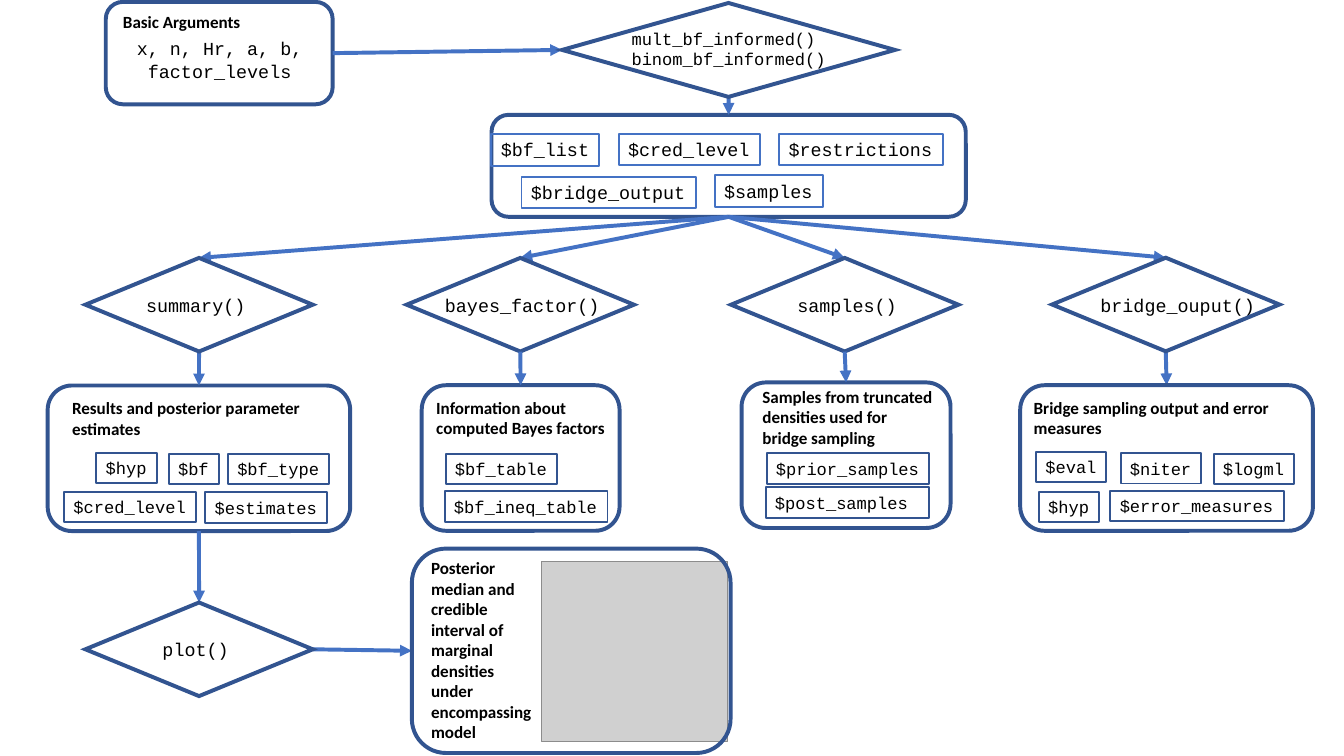
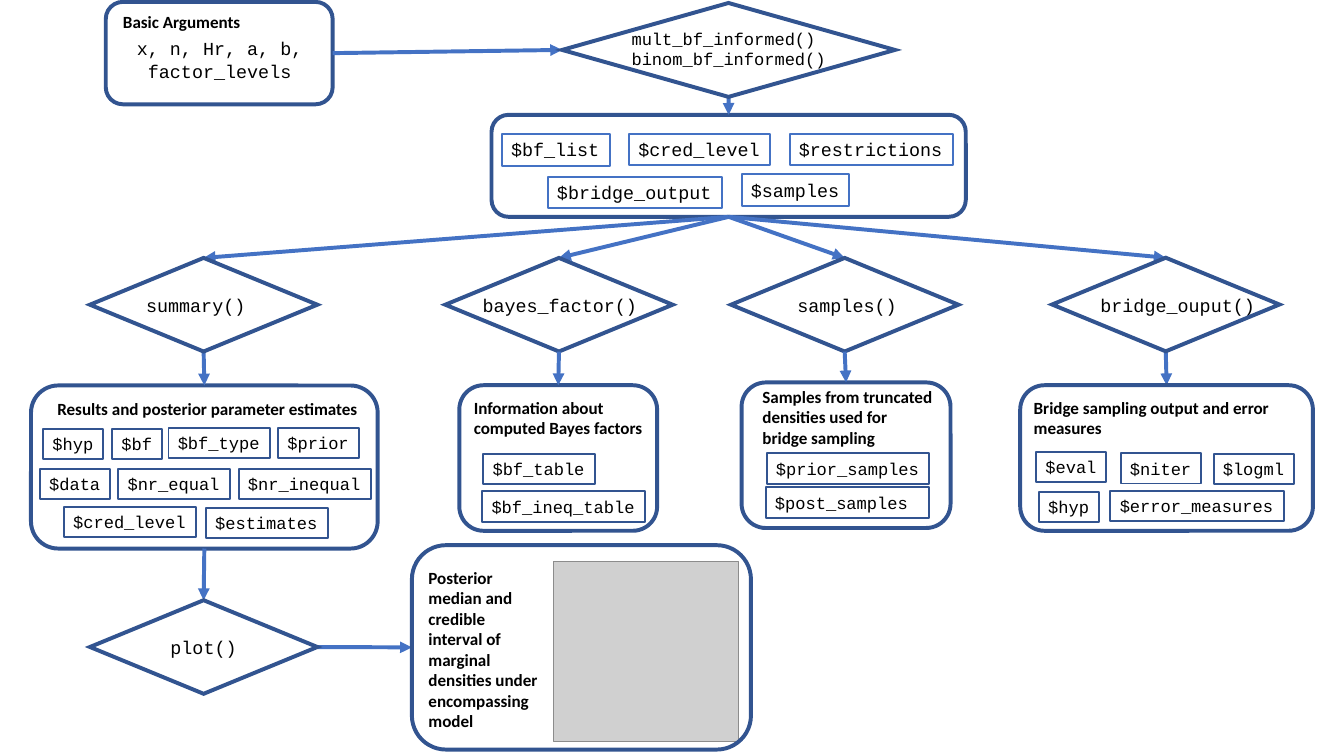
Before and after one commit to ASarafoglou/bmult, a slide deck: slide 1 of manuscript/scheme_multibridge.pptx. Drawn at 1344x756 pixels with LibreOffice and Linux fonts; fonts in the diff are those of the drawing; grey boxes stand for pictures. Boxes give left, top, right and bottom in pixels: in the first picture for what was removed or moved away, otherwise in the second. Text is boxed around its words. In the diff, an @@ line names an element or a change of style, - is before the commit and + after.

```diff
--- a/manuscript/scheme_multibridge.pptx
+++ b/manuscript/scheme_multibridge.pptx
@@ 3 rectangles, 1 picture: place and size @@
-3 rectangles, 1 picture at (491, 133, 943, 741)
+3 rectangles, 1 picture at (502, 133, 953, 741)
@@ rectangle "$bridge_output": place and size @@
-rectangle "$bridge_output" at (522, 177, 697, 209)
+rectangle "$bridge_output" at (548, 177, 723, 209)
@@ rectangle "$samples": place and size @@
-rectangle "$samples" at (715, 175, 823, 207)
+rectangle "$samples" at (742, 174, 850, 206)
@@ arrow moved from (729, 216) - (199, 258) to (729, 216) - (203, 258) @@
@@ arrow moved from (729, 216) - (521, 258) to (729, 216) - (560, 258) @@
@@ diamond: place and size @@
-diamond at (85, 258, 313, 352)
+diamond at (90, 258, 318, 352)
@@ arrow moved from (199, 352) - (199, 386) to (203, 352) - (204, 386) @@
@@ 2 texts, 1 diamond, 1 arrow: place and size @@
-2 texts, 1 diamond, 1 arrow at (406, 258, 634, 437)
+2 texts, 1 diamond, 1 arrow at (445, 258, 673, 437)
@@ rounded rectangle: place and size @@
-rounded rectangle at (47, 386, 350, 531)
+rounded rectangle at (31, 386, 378, 549)
@@ 2 rectangles, 1 rounded rectangle: place and size @@
-2 rectangles, 1 rounded rectangle at (422, 386, 619, 531)
+2 rectangles, 1 rounded rectangle at (459, 386, 657, 531)
@@ text "Results and posterior parameter estimates" rewrapped from (72, 402, 299, 435) to (57, 403, 357, 418) @@
@@ rectangle "$hyp": place and size @@
-rectangle "$hyp" at (96, 453, 157, 483)
+rectangle "$hyp" at (43, 429, 104, 459)
@@ rectangle "$bf": place and size @@
-rectangle "$bf" at (169, 454, 219, 484)
+rectangle "$bf" at (112, 429, 163, 459)
@@ rectangle "$bf_type": place and size @@
-rectangle "$bf_type" at (228, 455, 329, 485)
+rectangle "$bf_type" at (168, 428, 269, 458)
@@ rectangle added at (278, 428, 358, 458), outline #325491 1.5 pt, 13 pt, text #000000 @@
+$prior
@@ rectangle added at (40, 469, 111, 499), outline #325491 1.5 pt, 13 pt, text #000000 @@
+$data
@@ rectangle added at (118, 469, 230, 499), outline #325491 1.5 pt, 13 pt, text #000000 @@
+$nr_equal
@@ rectangle added at (239, 469, 371, 499), outline #325491 1.5 pt, 13 pt, text #000000 @@
+$nr_inequal
@@ rectangle "$cred_level": place and size @@
-rectangle "$cred_level" at (64, 492, 197, 523)
+rectangle "$cred_level" at (64, 508, 197, 538)
@@ rectangle "$estimates": place and size @@
-rectangle "$estimates" at (205, 492, 327, 523)
+rectangle "$estimates" at (206, 508, 328, 539)
@@ arrow moved from (199, 531) - (199, 603) to (204, 548) - (203, 600) @@
@@ rounded rectangle: place and size @@
-rounded rectangle at (412, 549, 731, 753)
+rounded rectangle at (412, 545, 751, 750)
@@ text "Posterior median and credible interval ..." rewrapped from (431, 562, 531, 738) to (428, 572, 537, 727) @@
@@ diamond: place and size @@
-diamond at (85, 603, 313, 697)
+diamond at (90, 600, 318, 694)
@@ text "plot()": place and size @@
-text "plot()" at (162, 643, 228, 660)
+text "plot()" at (170, 641, 236, 658)
@@ arrow moved from (313, 649) - (412, 651) to (318, 647) - (412, 647) @@
```
Also in this commit, not shown: 7 other files.
